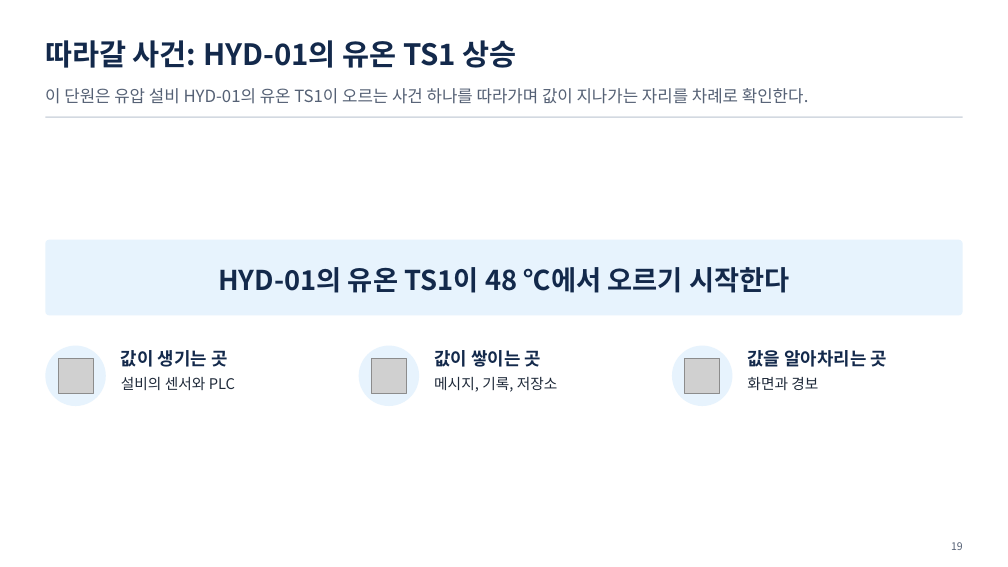
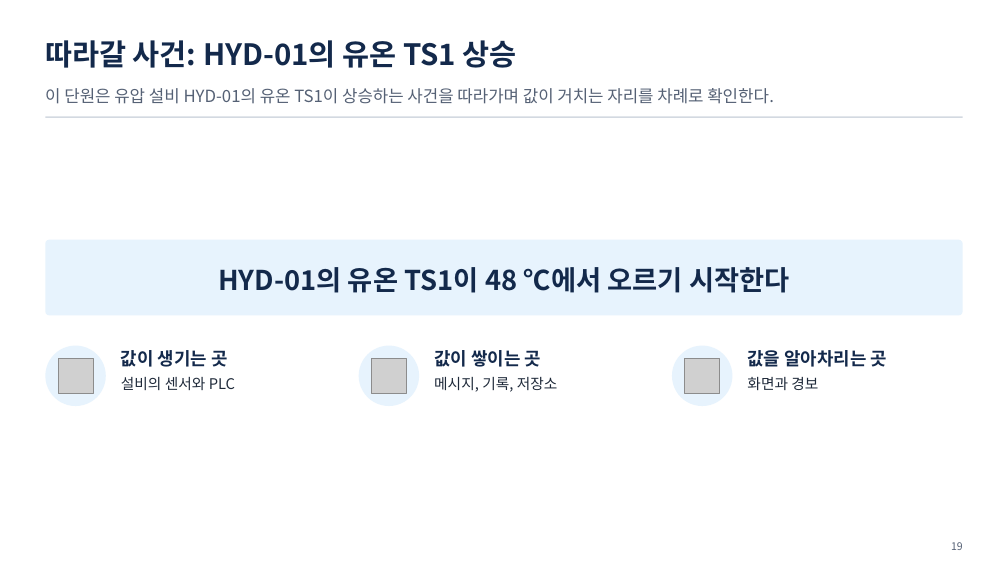
Before and after one commit to uengine-oss/hyd-iot-edu, a slide deck: slide 19 of course/slides/practical/실전반_01일차.pptx. Drawn at 1008x567 pixels with LibreOffice and Linux fonts; fonts in the diff are those of the drawing; grey boxes stand for pictures. Boxes give left, top, right and bottom in pixels: in the first picture for what was removed or moved away, otherwise in the second. Text is boxed around its words. In the diff, an @@ line names an element or a change of style, - is before the commit and + after.

```diff
--- a/course/slides/practical/실전반_01일차.pptx
+++ b/course/slides/practical/실전반_01일차.pptx
@@ text at <box>45,88,774,104</box>: text changed @@
-이 단원은 유압 설비 HYD-01의 유온 TS1이 오르는 사건 하나를 따라가며 값이 지나가는 자리를 차례로 확인한다.
+이 단원은 유압 설비 HYD-01의 유온 TS1이 상승하는 사건을 따라가며 값이 거치는 자리를 차례로 확인한다.
```
Also in this commit, not shown: 9 other slides changed, 9 other files.
